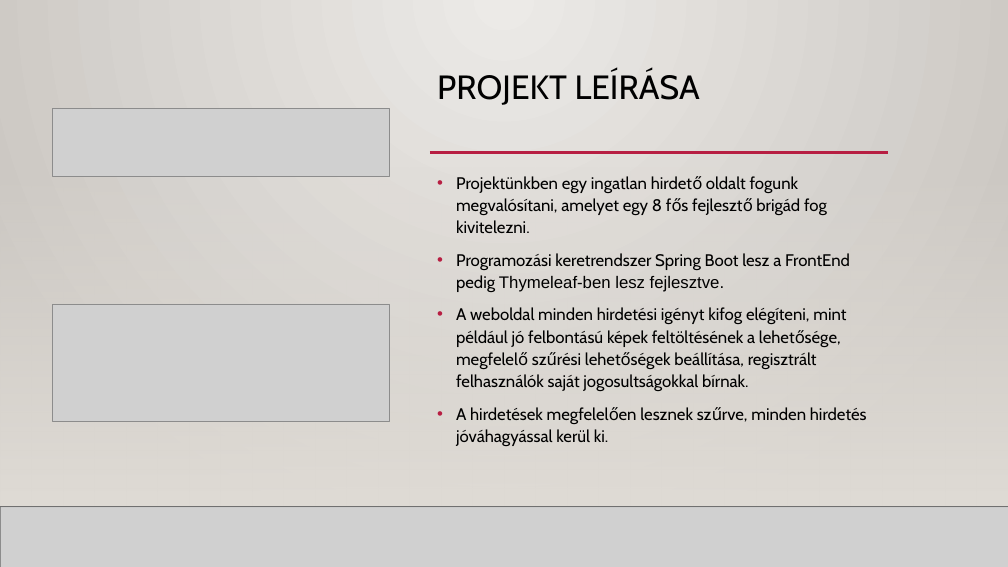
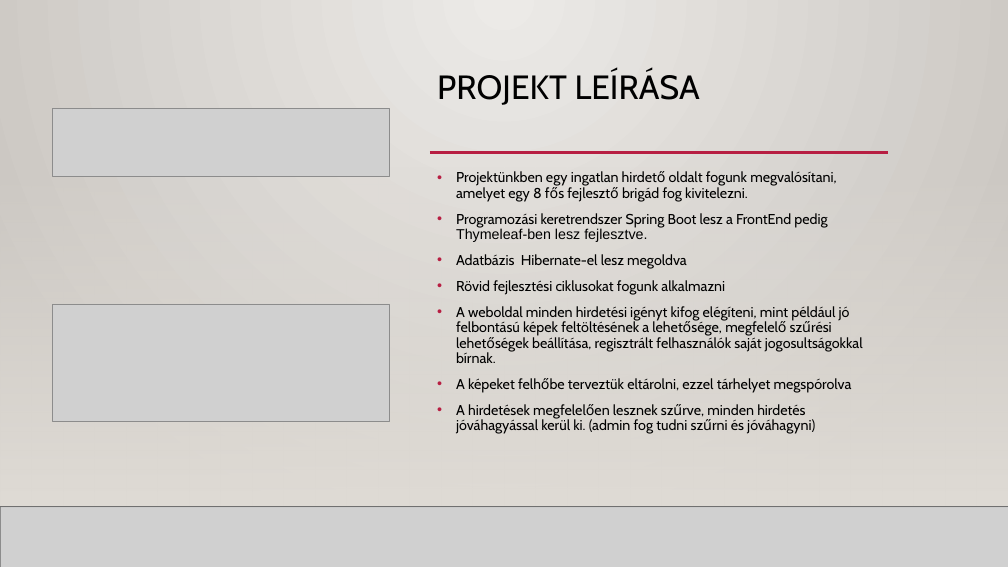
Before and after one commit to vlzsombor/rf-ingatlan-teljes, a slide deck: slide 4 of dokumentumok/Bemutato.pptx (slide 2 before the commit). Drawn at 1008x567 pixels with LibreOffice and Linux fonts; fonts in the diff are those of the drawing; grey boxes stand for pictures; background and template pictures are left out. Boxes give left, top, right and bottom in pixels: in the first picture for what was removed or moved away, otherwise in the second. Text is boxed around its words. In the diff, an @@ line names an element or a change of style, - is before the commit and + after.

```diff
--- a/dokumentumok/Bemutato.pptx
+++ b/dokumentumok/Bemutato.pptx
@@ text at [456,171,863,363]: size 16 to 13.6 pt in "Projektünkben egy ingatlan hirdető oldalt fogunk megvalósíta ...", "Programozási keretrendszer Spring Boot lesz a FrontEnd ...", "A weboldal minden hirdetési igényt kifog elégíteni, ..."; line spacing 1.1 to 0.9 @@
@@ text at [456,254,725,295]: paragraphs added @@
+• Adatbázis Hibernate-el lesz megoldva
+• Rövid fejlesztési ciklusokat fogunk alkalmazni
@@ text at [456,378,852,434]: text changed; size 16 to 13.6 pt @@
-• A hirdetések megfelelően lesznek szűrve, minden hirdetés jóváhagyással kerül ki.
+• A képeket felhőbe terveztük eltárolni, ezzel tárhelyet megspórolva
+• A hirdetések megfelelően lesznek szűrve, minden hirdetés jóváhagyással kerül ki. (admin fog tudni szűrni és jóváhagyni)
```
Also in this commit, not shown: 3 other slides changed, 1 other file.
